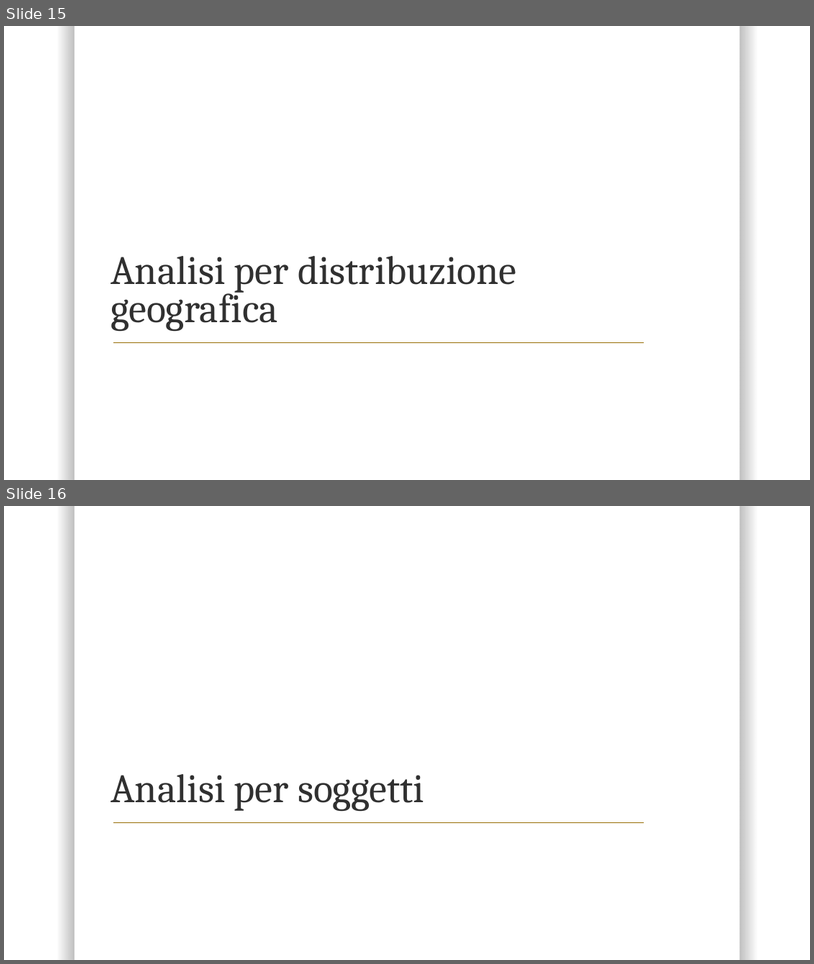
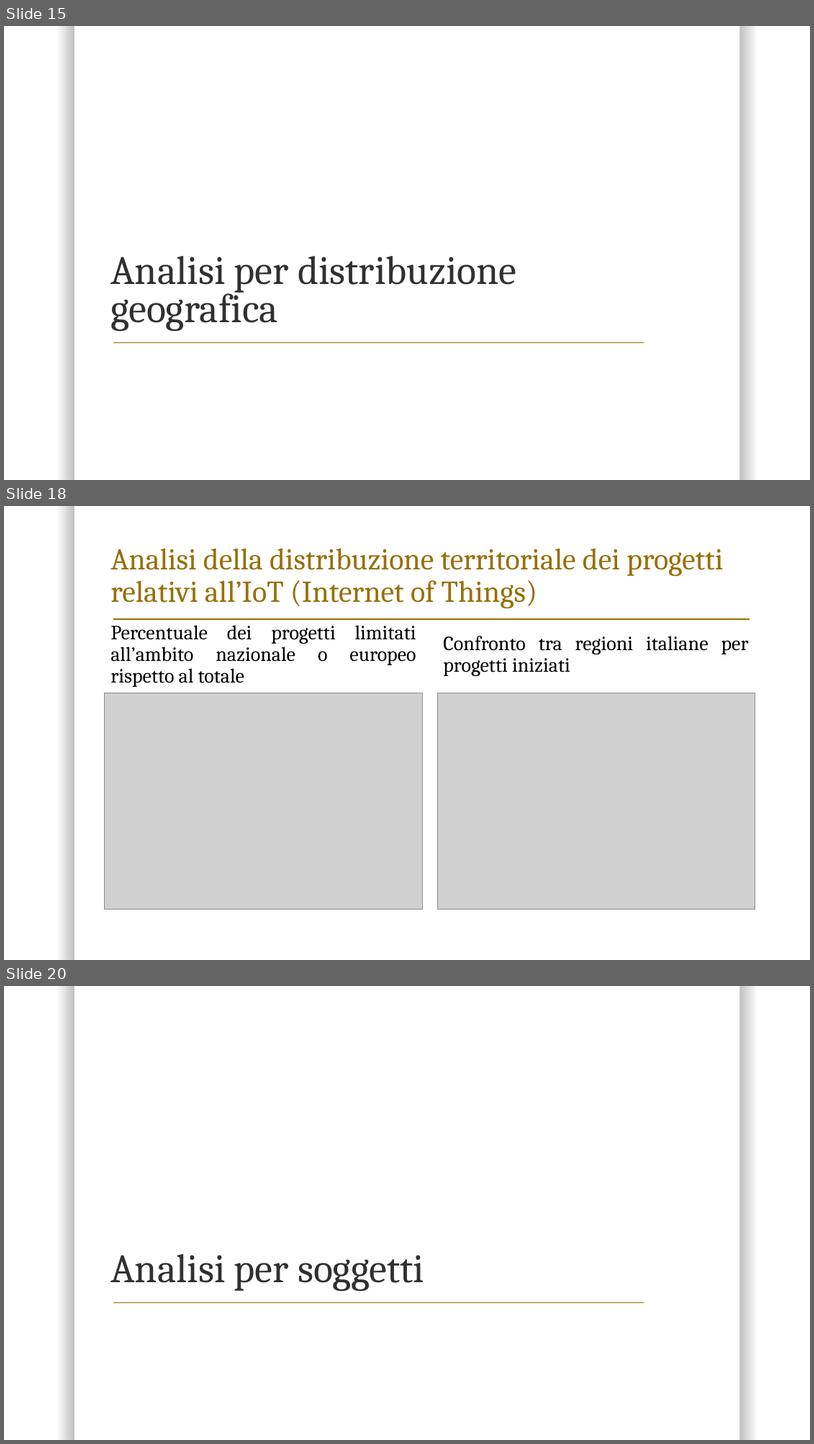
Before and after one commit to AdolfoCA/OI-Project, a slide deck: REPORT.pptx. Shown one above the other, each under a label of ours: slides 15 and 16 before the commit, slides 15, 18 and 20 after it; the slides between them are not shown. The pictures are 814x964 and 814x1444 pixels, drawn with LibreOffice and Linux fonts; fonts in the diff are those of the drawing; grey boxes stand for pictures; background and template pictures are left out. Boxes give left, top, right and bottom in pixels: in the first picture for what was removed or moved away, otherwise in the second. Text is boxed around its words. In the diff, an @@ line names an element or a change of style, - is before the commit and + after.

Commit message:
aggiunta analisi localizzazioni a presentazione

```diff
--- a/REPORT.pptx
+++ b/REPORT.pptx
@@ slide 18 added at (x1=4, y1=506, x2=810, y2=960), background #FFFFFF; not listed: 1 template element that a slide beside it also shows @@
@@ title added at (x1=111, y1=548, x2=723, y2=609), 36 pt, text #986F07 @@
+Analisi della distribuzione territoriale dei progetti relativi all’IoT (Internet of Things)
@@ text added at (x1=111, y1=625, x2=417, y2=687), 24 pt, text #000000 @@
+Percentuale dei progetti limitati all’ambito nazionale o europeo rispetto al totale
@@ line added from (113, 619) to (750, 619), #986F07 1 pt @@
@@ text added at (x1=443, y1=636, x2=749, y2=676), 24 pt, text #000000 @@
+Confronto tra regioni italiane per progetti iniziati
@@ picture added at (x1=104, y1=692, x2=422, y2=909) @@
@@ picture added at (x1=437, y1=693, x2=755, y2=909) @@
@@ what was slide 16 is now slide 20 @@
```
Also in this commit, not shown: 3 other slides added, 2 other files.
